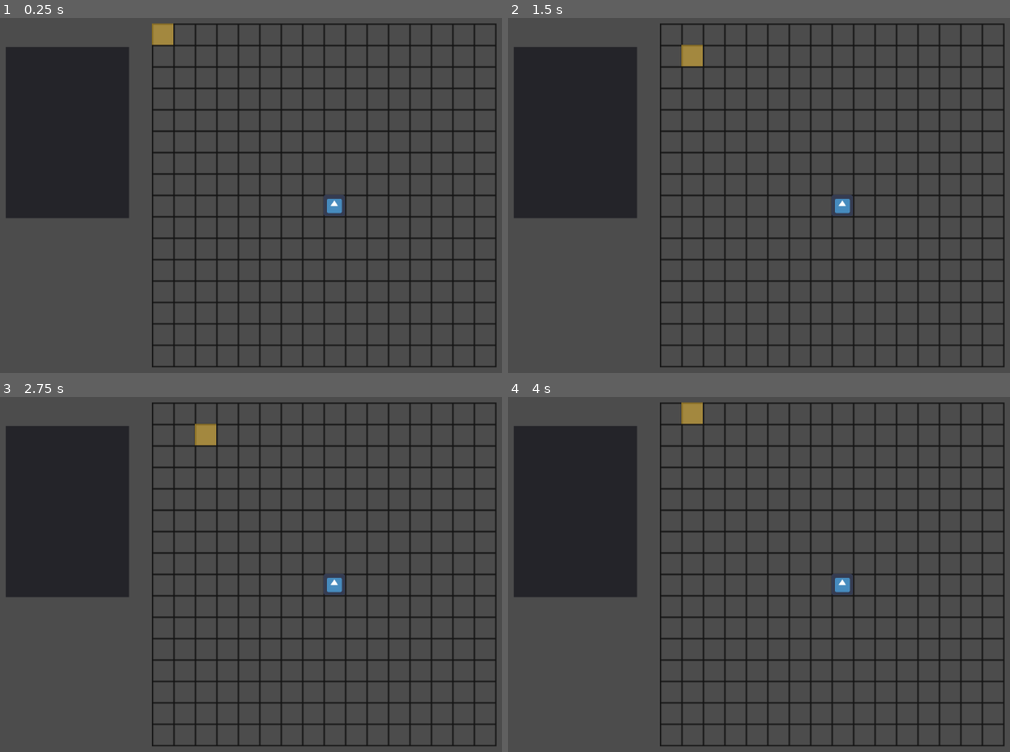
Above: before the commit, frames 1-4 (two rows, left to right).
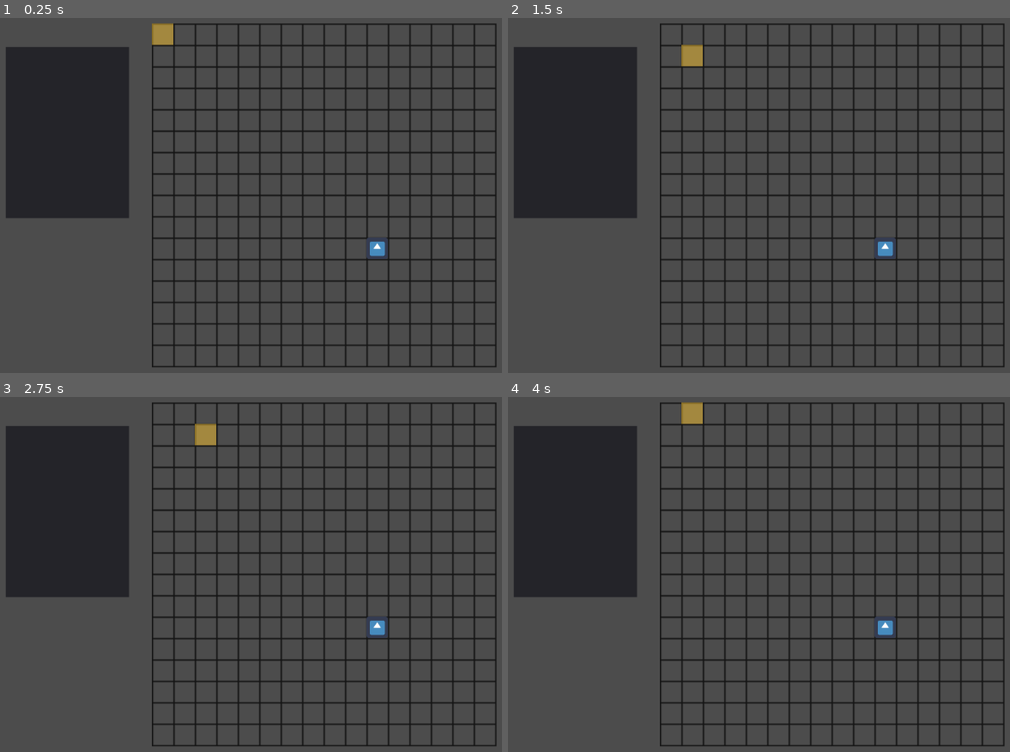
Above: after the commit, the same moments.

Repository: Chimpenseurs/necro-wars
Game: Godot game, scene res://scenes/Main.tscn
Two runs of this game, one before a commit and one after it. Both use one fixed random seed, a clock stepped at 60 frames per second and the inputs below. The engine's default icon, where the game draws it, is replaced by a stand-in: a white triangle on a blue panel in a dark square.
Inputs:
- Up to frame 1 (0.25 s): no input
- Up to frame 2 (1.5 s): tap Enter at 0.5 s; hold Right (ui_right) 0.53-1.28 s; tap Space (ui_select) at 0.77, 1.25 s; hold Down (ui_down) from 1.28 s (still down)
- Up to frame 3 (2.75 s): tap Space (ui_select) at 1.52 s; tap Enter at 2 s; release Down (ui_down) at 2.03 s; hold Right (ui_right) from 2.03 s (still down)
- Up to frame 4 (4 s): tap Space (ui_select) at 2.75, 3.02, 3.77 s; release Right (ui_right) at 2.78 s; hold Up (ui_up) 2.78-3.53 s; tap Enter at 3.5 s; hold Left (ui_left) from 3.53 s (still down)

The runs differ from the first frame. In frame 1, 0.3% of the frame differs, in the area x 64-78%, y 49-68%; in frame 2, 0.3%; in frame 3, 0.3%; in frame 4, 0.3%.

Commit message:
init player scene + mv some files

Diff:
--- a/scenes/Character.tscn
+++ b/scenes/Character.tscn
@@ -1,7 +1,6 @@
-[gd_scene load_steps=3 format=2]
+[gd_scene load_steps=2 format=2]
 
 [ext_resource path="res://scripts/Character.gd" type="Script" id=1]
-[ext_resource path="res://icon.png" type="Texture" id=2]
 
 [node name="character" type="Node2D"]
 
@@ -10,7 +9,6 @@
 [node name="sprite" type="Sprite" parent="." index="0"]
 
 scale = Vector2( 0.5, 0.5 )
-texture = ExtResource( 2 )
 centered = false
 _sections_unfolded = [ "Offset", "Transform" ]
 
--- a/scenes/HudCharacter.tscn
+++ b/scenes/HudCharacter.tscn
@@ -1,6 +1,7 @@
 [gd_scene load_steps=2 format=2]
 
-[ext_resource path="res://scenes/HudCharacter.gd" type="Script" id=1]
+[ext_resource path="res://scripts/HudCharacter.gd" type="Script" id=1]
+
 
 [node name="hud_character" type="Control" index="0"]
 
--- a/scenes/Main.tscn
+++ b/scenes/Main.tscn
@@ -1,6 +1,6 @@
 [gd_scene load_steps=4 format=2]
 
-[ext_resource path="res://scenes/Main.gd" type="Script" id=1]
+[ext_resource path="res://scripts/Main.gd" type="Script" id=1]
 [ext_resource path="res://scenes/Map.tscn" type="PackedScene" id=2]
 [ext_resource path="res://scenes/HudCharacter.tscn" type="PackedScene" id=3]
 
--- a/scenes/Map.tscn
+++ b/scenes/Map.tscn
@@ -2,10 +2,10 @@
 
 [ext_resource path="res://scripts/Map.gd" type="Script" id=1]
 [ext_resource path="res://assets/img/grid.png" type="Texture" id=2]
-[ext_resource path="res://scenes/Character.tscn" type="PackedScene" id=3]
+[ext_resource path="res://scenes/Player.tscn" type="PackedScene" id=3]
 [ext_resource path="res://assets/img/cursor.png" type="Texture" id=4]
 
-[node name="map" type="Node2D"]
+[node name="map" type="Node2D" index="0"]
 
 script = ExtResource( 1 )
 
@@ -15,9 +15,9 @@
 centered = false
 _sections_unfolded = [ "Offset", "Transform" ]
 
-[node name="character" parent="." index="1" instance=ExtResource( 3 )]
+[node name="player" parent="." index="1" instance=ExtResource( 3 )]
 
-position = Vector2( 256, 256 )
+position = Vector2( 320, 320 )
 _sections_unfolded = [ "Transform" ]
 
 [node name="cursor" type="Sprite" parent="." index="2"]
--- /dev/null
+++ b/scenes/Player.tscn
@@ -0,0 +1,12 @@
+[gd_scene load_steps=3 format=2]
+
+[ext_resource path="res://scenes/Character.tscn" type="PackedScene" id=1]
+[ext_resource path="res://scripts/Player.gd" type="Script" id=2]
+
+[node name="player" instance=ExtResource( 1 )]
+
+script = ExtResource( 2 )
+
+[node name="sprite" parent="." index="0"]
+
+_sections_unfolded = [ "Offset", "Region", "Transform" ]
--- a/scripts/Character.gd
+++ b/scripts/Character.gd
@@ -10,14 +10,21 @@
 var move
 var move_zone_texture = "res://assets/img/move.png"
 
-func _init(var name = "Godot"):
+var sprite_texture_path
+
+func _init(var name, var sprite_texture_path):
 	self.c_name = name
+
+	self.sprite_texture_path = sprite_texture_path
 
 	self.move = self.characteristics["speed"]
 
 	add_to_group("characters")
 
 func _ready():
+
+	# Load sprite texture
+	self.get_node("sprite").texture = load(sprite_texture_path)
 
 	gen_move_zone()
 
--- a/scripts/Map.gd
+++ b/scripts/Map.gd
@@ -67,8 +67,8 @@
 					cursor_on_character = null
 
 				# if cursor is on a character
-				if cursor_pos == get_node("character").position :
-					cursor_on_character = get_node("character")
+				if cursor_pos == get_node("player").position :
+					cursor_on_character = get_node("player")
 					if character_selected == null :
 						cursor_on_character.show_move_zone()
 
--- /dev/null
+++ b/scripts/Player.gd
@@ -0,0 +1,8 @@
+extends "res://scripts/Character.gd"
+
+
+func _init(var name = "Godot").(name, "res://icon.png") :
+	self.add_to_group("players")
+
+func _ready():
+	pass
Renamed: scenes/HudCharacter.gd -> scripts/HudCharacter.gd
Renamed: scenes/Main.gd -> scripts/Main.gd
